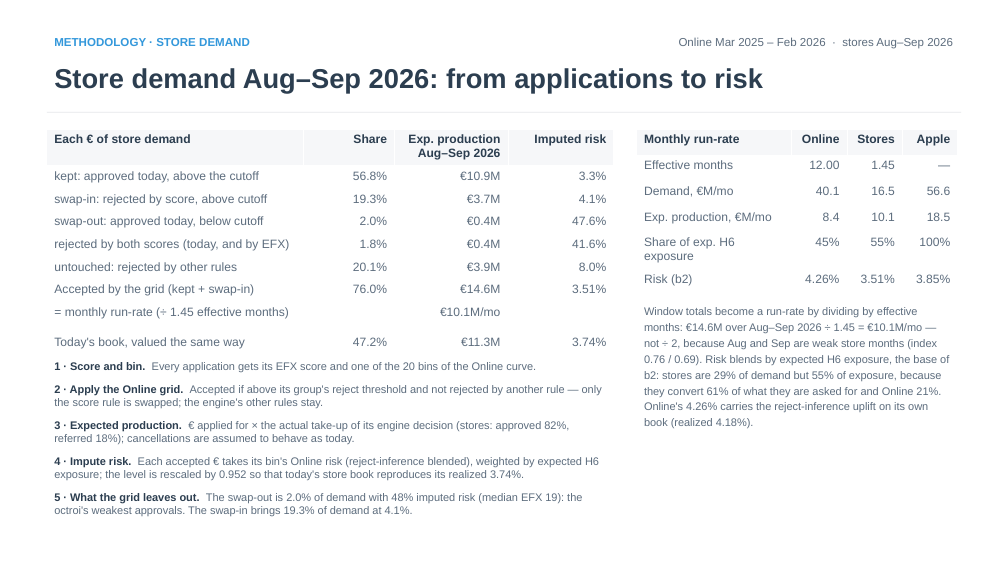
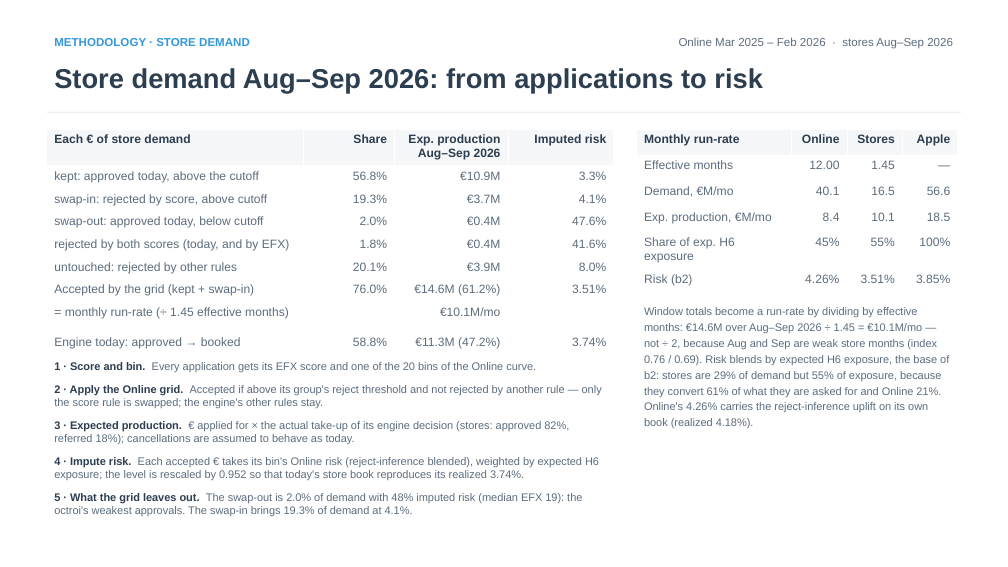
Before and after one commit to iocariz/scoring_tools, a slide deck: slide 10 of output/apple_deck/Apple_EFX_Study.pptx. Drawn at 1008x567 pixels with LibreOffice and Linux fonts; fonts in the diff are those of the drawing. Boxes give left, top, right and bottom in pixels: in the first picture for what was removed or moved away, otherwise in the second. Text is boxed around its words. In the diff, an @@ line names an element or a change of style, - is before the commit and + after.

```diff
--- a/output/apple_deck/Apple_EFX_Study.pptx
+++ b/output/apple_deck/Apple_EFX_Study.pptx
@@ table at (47,129,614,353) @@
-row 7, column 3: €14.6M
+row 7, column 3: €14.6M (61.2%)
-row 9: Today's book, valued the same way | 47.2% | €11.3M | 3.74%
+row 9: Engine today: approved → booked | 58.8% | €11.3M (47.2%) | 3.74%
```
Also in this commit, not shown: 2 other files.
